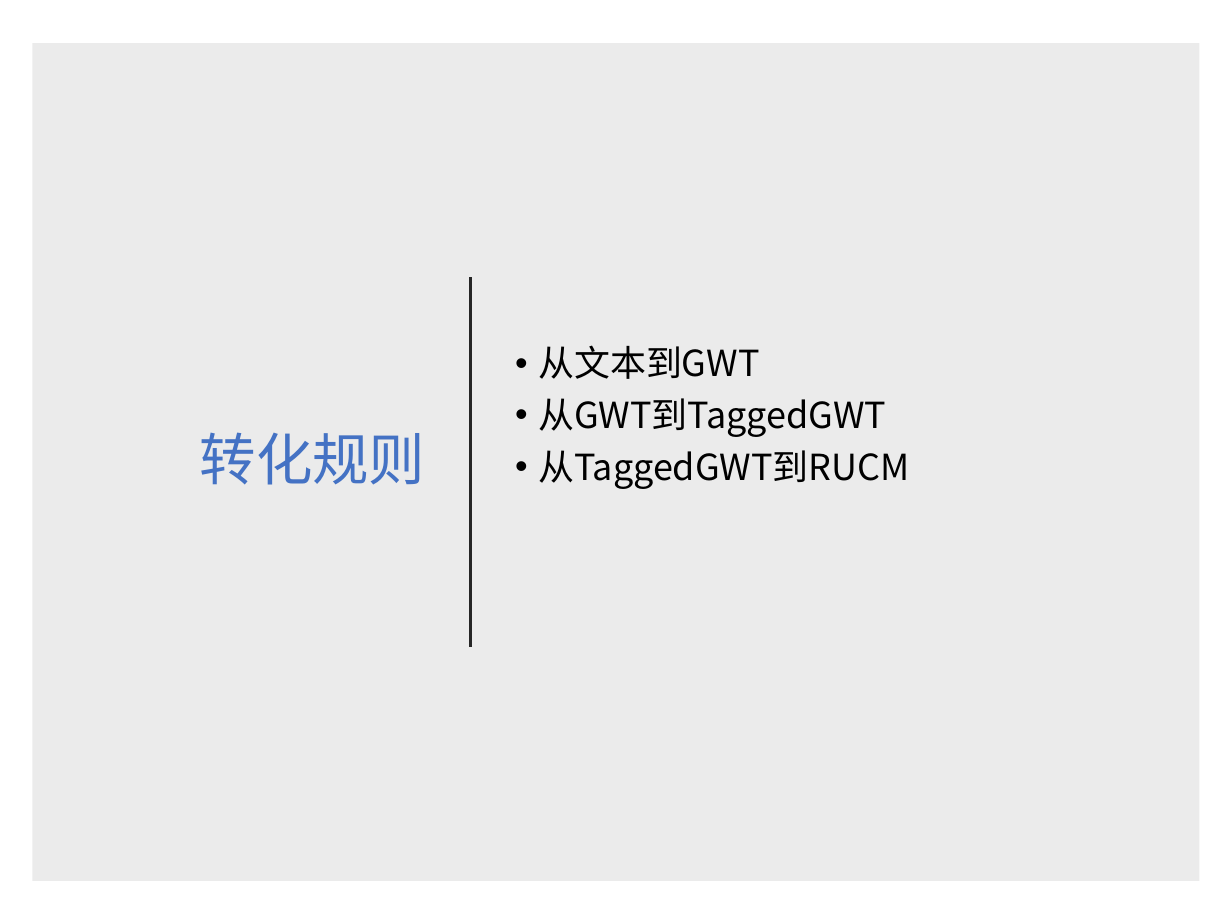
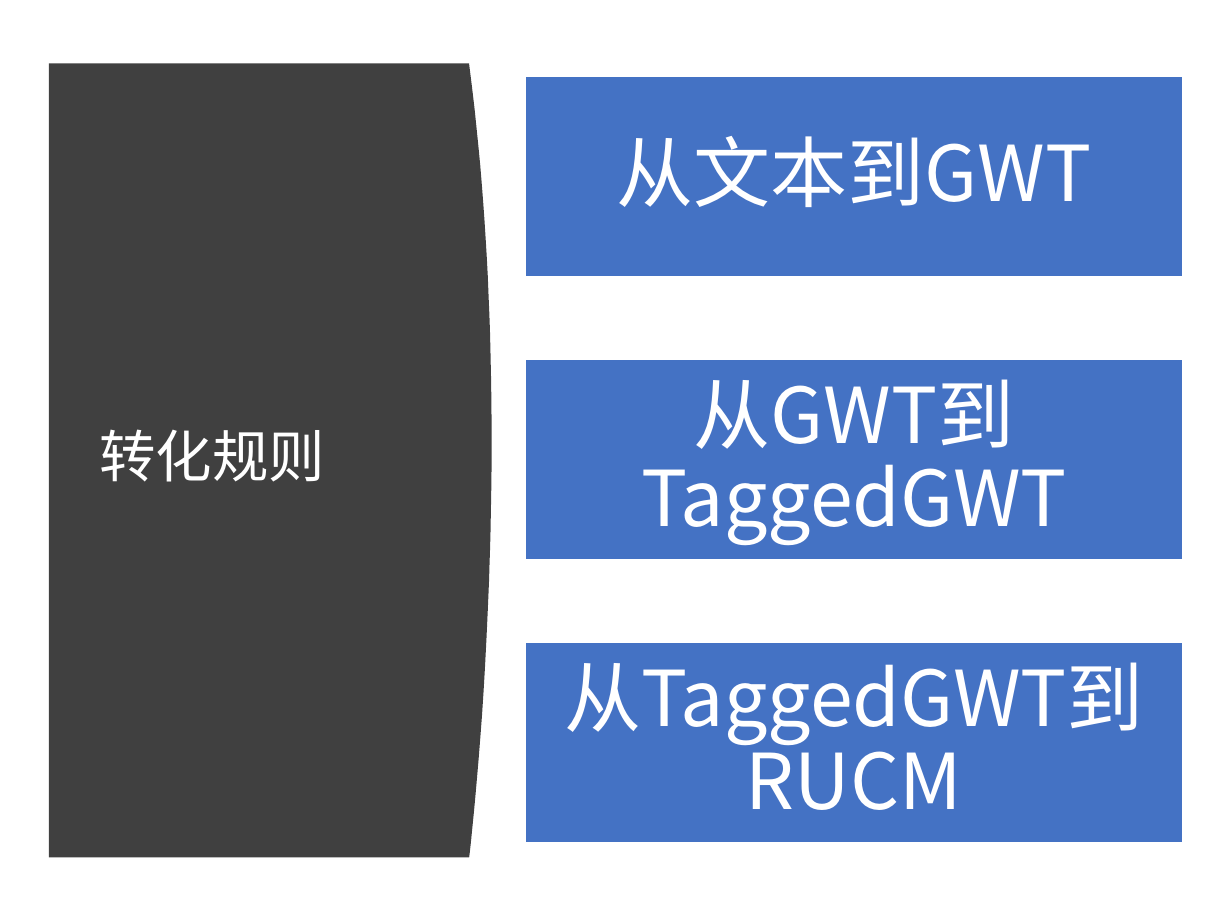
Before and after one commit to PatrickZad/AISRED, a slide deck: slide 12 of TEAM演示.pptx. Drawn at 1232x924 pixels with LibreOffice and Linux fonts; fonts in the diff are those of the drawing. Boxes give left, top, right and bottom in pixels: in the first picture for what was removed or moved away, otherwise in the second. Text is boxed around its words. In the diff, an @@ line names an element or a change of style, - is before the commit and + after.

```diff
--- a/TEAM演示.pptx
+++ b/TEAM演示.pptx
@@ rectangle removed at (32, 43, 1199, 881) @@
@@ freeform shape added at (49, 64, 492, 857), fill #404040 @@
@@ title "转化规则": place and size @@
-title "转化规则" at (200, 432, 426, 485)
+title "转化规则" at (100, 429, 326, 482)
@@ title "转化规则" at (100, 429, 326, 482): text colour #4472C4 to #FFFFFF; alignment right to left @@
@@ line removed from (471, 277) to (471, 647) @@
@@ text removed at (538, 345, 909, 489) @@
-• 从文本到GWT
-• 从GWT到TaggedGWT
-• 从TaggedGWT到RUCM
@@ group added at (525, 76, 1183, 844): 3 rectangles, 3 texts @@
+从文本到GWT
+从GWT到TaggedGWT
+从TaggedGWT到RUCM
```
Also in this commit, not shown: 8 other slides changed, 2 slides added, 2 slides removed.
